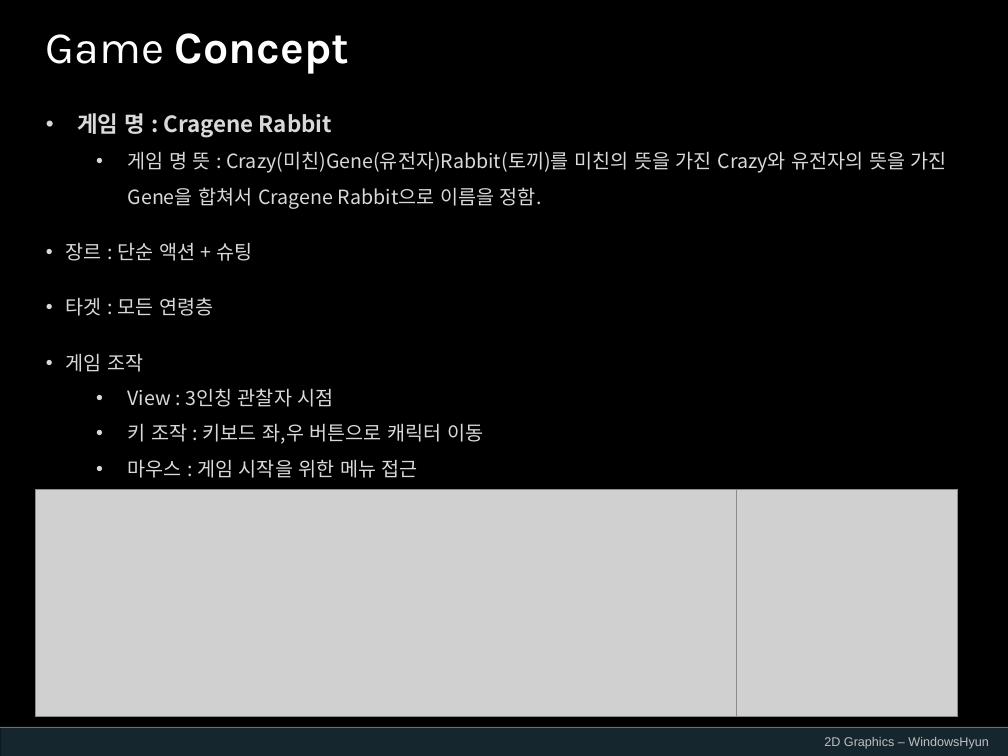
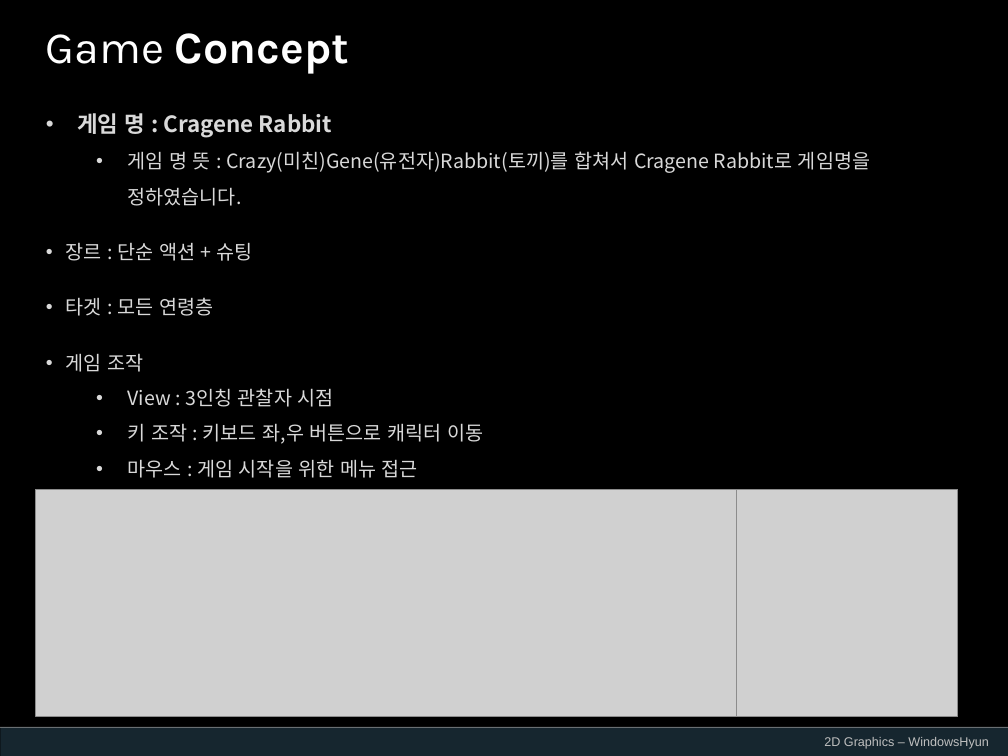
Before and after one commit to WindowsHyun/2DGraphics, a slide deck: slide 4 of ProjectPPT/KwonChangHyun_2차발표_준비중.pptx. Drawn at 1008x756 pixels with LibreOffice and Linux fonts; fonts in the diff are those of the drawing; grey boxes stand for pictures; background and template pictures are left out. Boxes give left, top, right and bottom in pixels: in the first picture for what was removed or moved away, otherwise in the second. Text is boxed around its words. In the diff, an @@ line names an element or a change of style, - is before the commit and + after.

Commit message:
Update Project PPT

```diff
--- a/ProjectPPT/KwonChangHyun_2차발표_준비중.pptx
+++ b/ProjectPPT/KwonChangHyun_2차발표_준비중.pptx
@@ text at (128, 151, 870, 206): text changed @@
-  • 게임 명 뜻 : Crazy(미친)Gene(유전자)Rabbit(토끼)를 미친의 뜻을 가진 Crazy와 유전자의 뜻을 가진 Gene을 합쳐서 Cragene Rabbit으로 이름을 정함.
+  • 게임 명 뜻 : Crazy(미친)Gene(유전자)Rabbit(토끼)를 합쳐서 Cragene Rabbit로 게임명을 정하였습니다.
```
